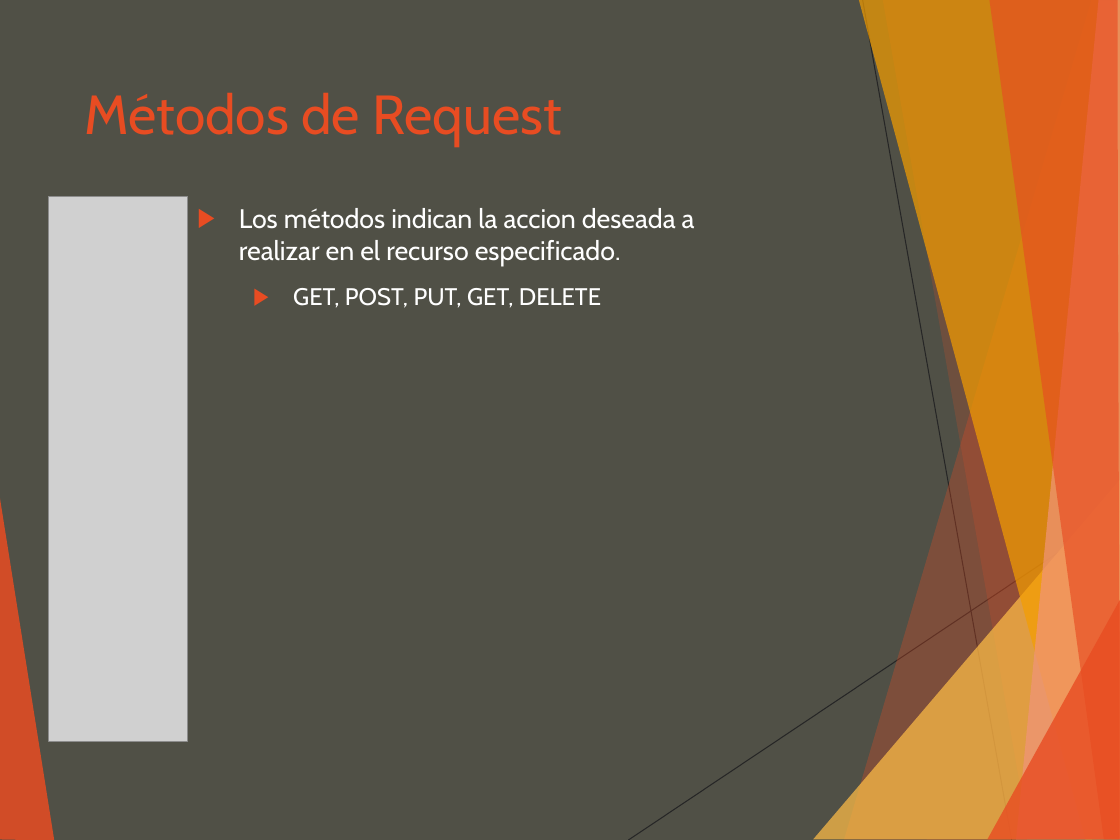
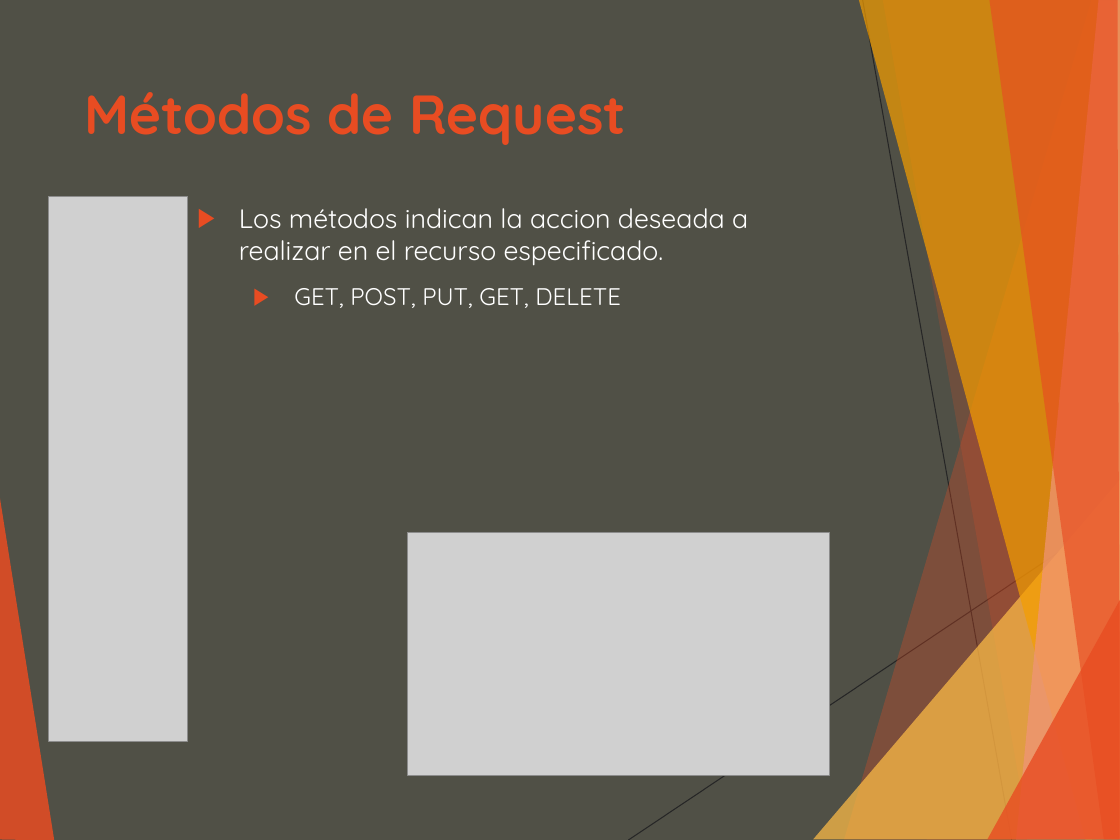
Before and after one commit to luisgepeto/PostmanCourse, a slide deck: slide 10 of Presentacion.ppt. Drawn at 1120x840 pixels with LibreOffice and Linux fonts; fonts in the diff are those of the drawing; grey boxes stand for pictures. Boxes give left, top, right and bottom in pixels: in the first picture for what was removed or moved away, otherwise in the second. Text is boxed around its words. In the diff, an @@ line names an element or a change of style, - is before the commit and + after.

```diff
--- a/Presentacion.ppt
+++ b/Presentacion.ppt
@@ text "Métodos de Request" at <box>85,92,626,145</box>: font Cabin to Quicksand, bold on @@
@@ text "Los métodos indican la accion ..." at <box>239,208,748,308</box>: font Cabin to Quicksand @@
@@ picture added at <box>409,533,830,776</box> @@
```
Also in this commit, not shown: 27 other slides changed, 4 other files.
